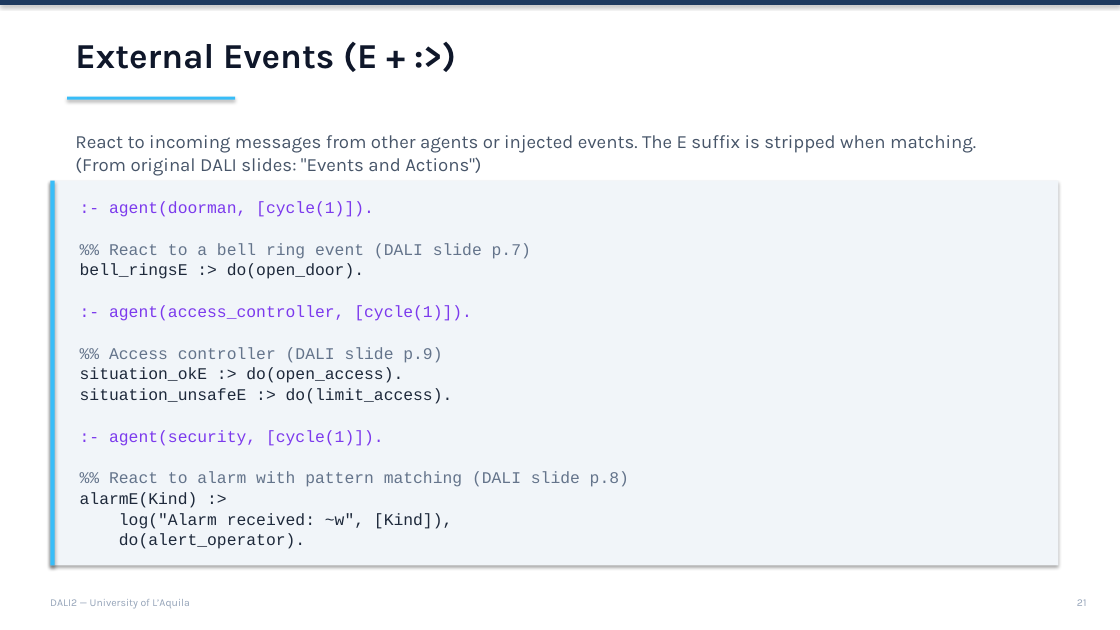
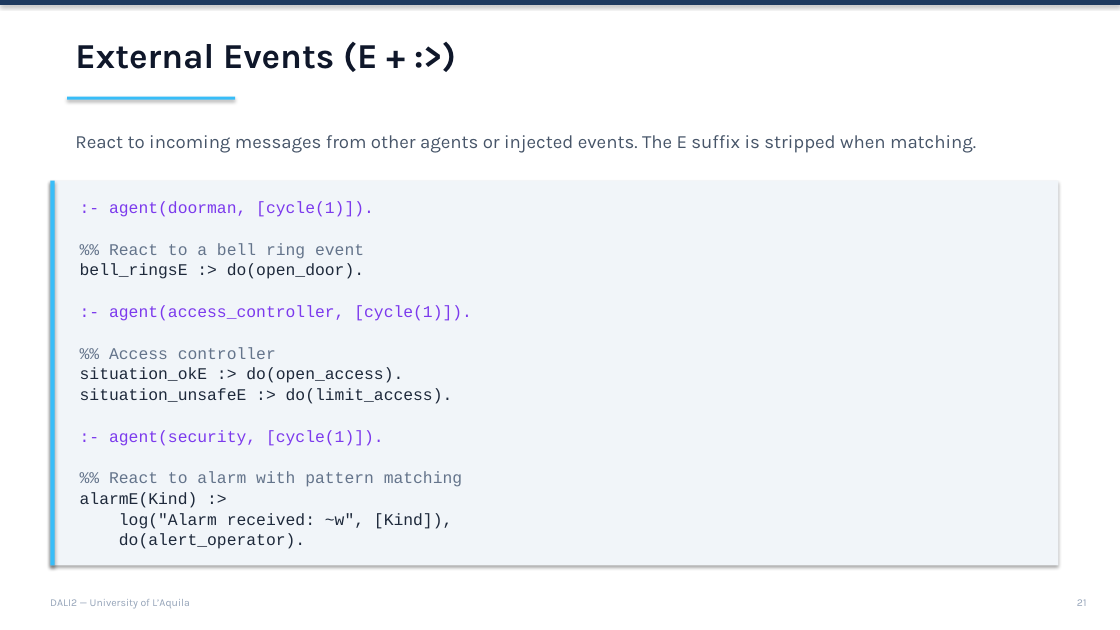
Before and after one commit to AAAI-DISIM-UnivAQ/DALI2, a slide deck: slide 21 of slides/Slides.pptx. Drawn at 1120x630 pixels with LibreOffice and Linux fonts; fonts in the diff are those of the drawing. Boxes give left, top, right and bottom in pixels: in the first picture for what was removed or moved away, otherwise in the second. Text is boxed around its words. In the diff, an @@ line names an element or a change of style, - is before the commit and + after.

```diff
--- a/slides/Slides.pptx
+++ b/slides/Slides.pptx
@@ text at [75, 135, 976, 153]: text changed @@
-React to incoming messages from other agents or injected events. The E suffix is stripped when matching. (From original DALI slides: "Events and Actions")
+React to incoming messages from other agents or injected events. The E suffix is stripped when matching.
@@ text at [109, 243, 364, 259]: text changed @@
-%% React to a bell ring event (DALI slide p.7)
+%% React to a bell ring event
@@ text at [109, 347, 276, 359]: text changed @@
-%% Access controller (DALI slide p.9)
+%% Access controller
@@ text at [109, 471, 462, 487]: text changed @@
-%% React to alarm with pattern matching (DALI slide p.8)
+%% React to alarm with pattern matching
```
Also in this commit, not shown: 19 other slides changed, 6 other files.
